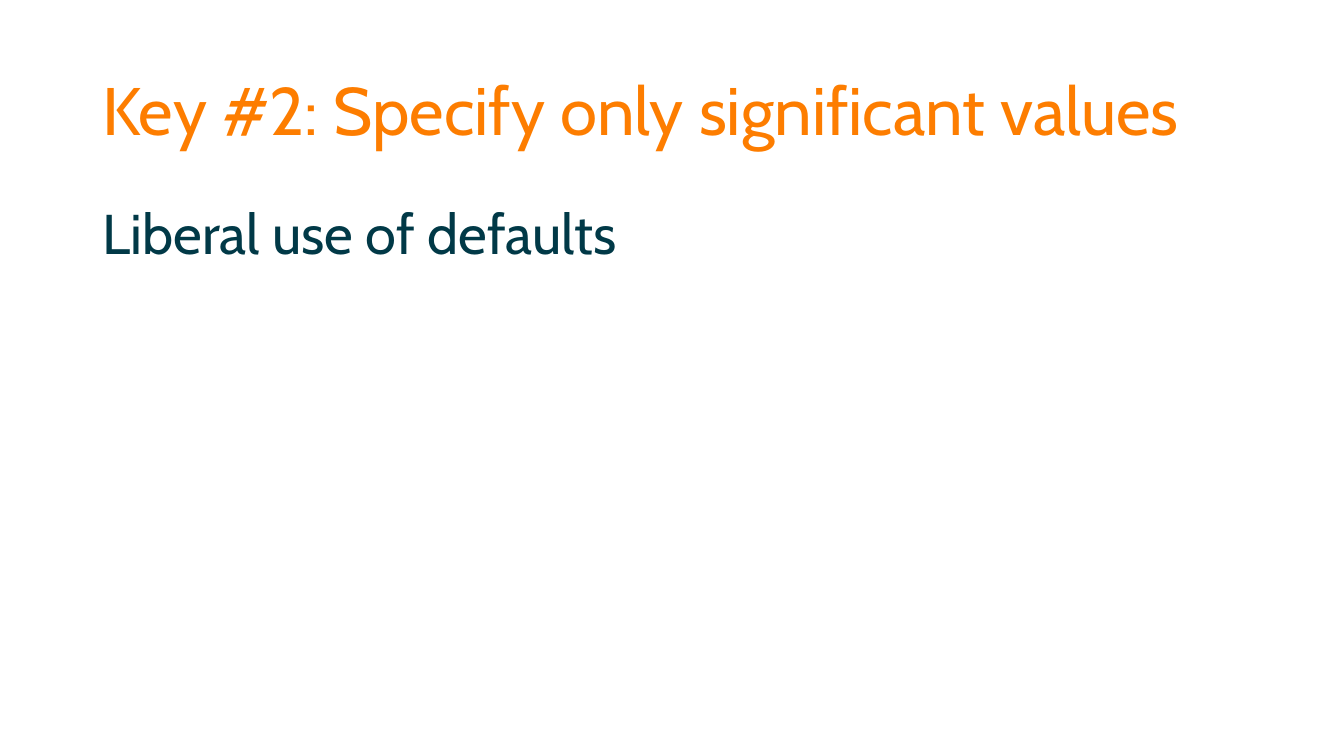
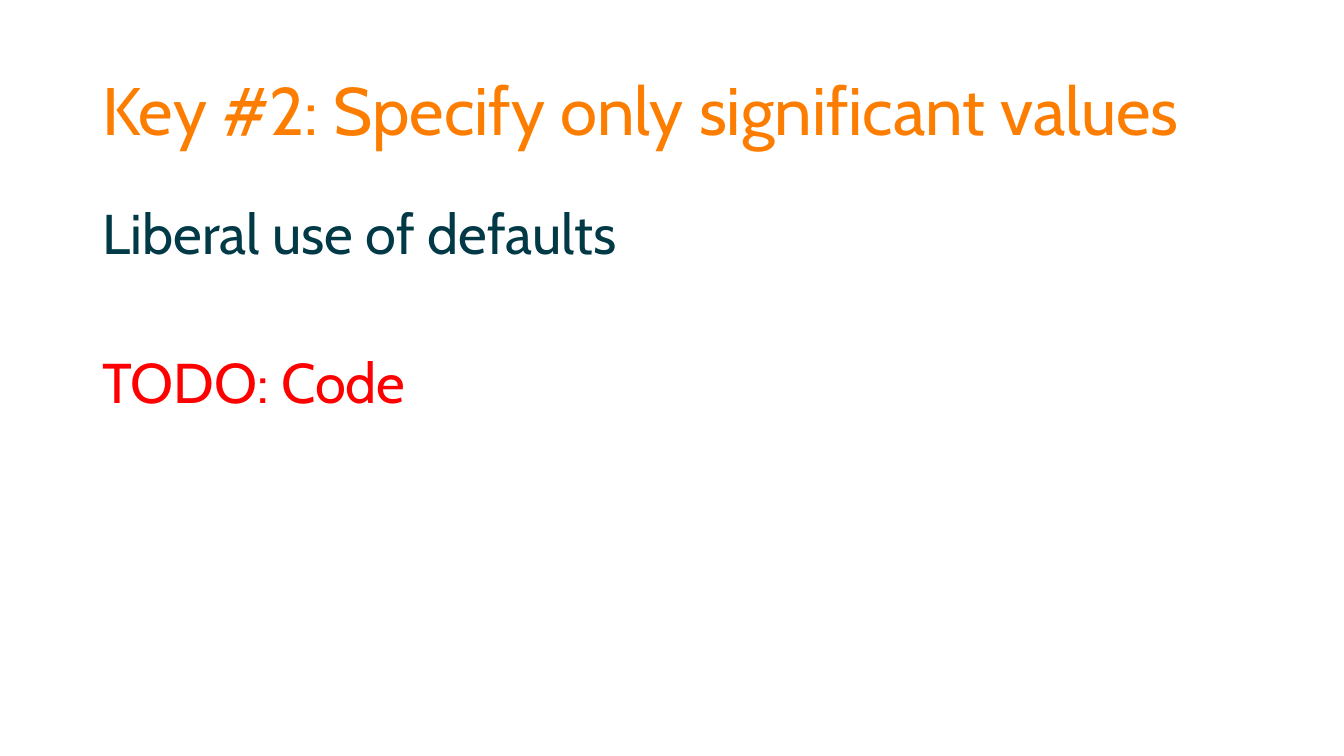
Before and after one commit to spetryjohnson/Talk-Patterns_of_Effective_Test_Setup, a slide deck: slide 36 of POETS - CodeMash 2017.pptx. Drawn at 1344x756 pixels with LibreOffice and Linux fonts; fonts in the diff are those of the drawing. Boxes give left, top, right and bottom in pixels: in the first picture for what was removed or moved away, otherwise in the second. Text is boxed around its words. In the diff, an @@ line names an element or a change of style, - is before the commit and + after.

```diff
--- a/POETS - CodeMash 2017.pptx
+++ b/POETS - CodeMash 2017.pptx
@@ text at [102,361,405,404]: paragraph added @@
+TODO: Code
```
Also in this commit, not shown: 3 other slides changed, 5 slides added, 3 slides removed, 1 other file.
